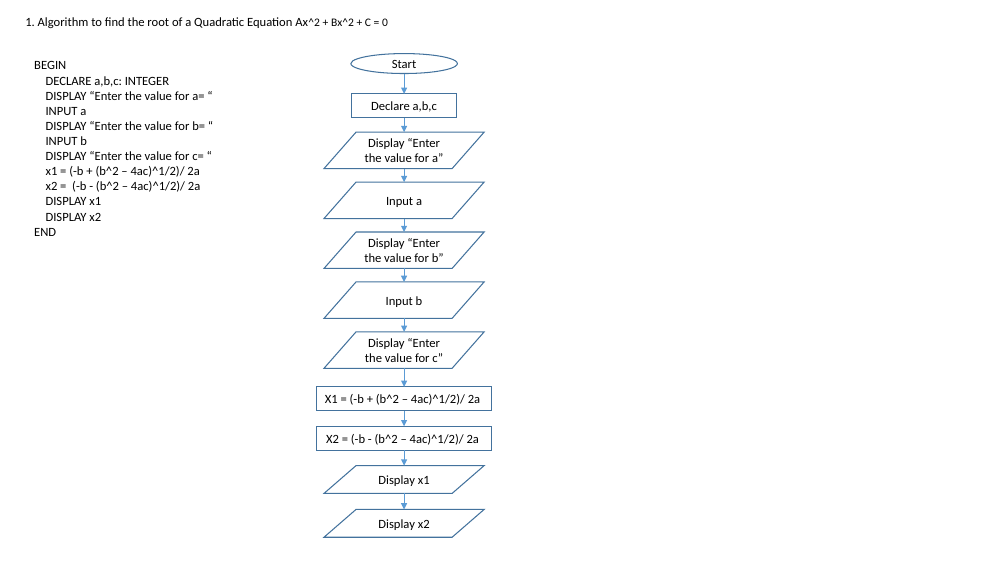
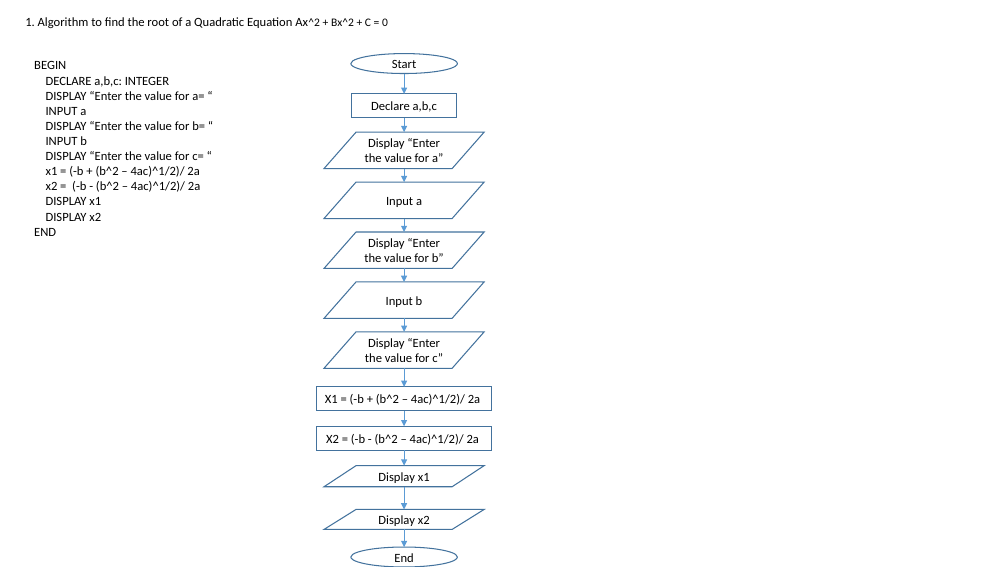
Before and after one commit to georgeuwagbale/georgeCSC102, a slide deck: slide 1 of George_UwagbaleAA1.pptx. Drawn at 1008x567 pixels with LibreOffice and Linux fonts; fonts in the diff are those of the drawing. Boxes give left, top, right and bottom in pixels: in the first picture for what was removed or moved away, otherwise in the second. Text is boxed around its words. In the diff, an @@ line names an element or a change of style, - is before the commit and + after.

Commit message:
Update no_3 for AA1

```diff
--- a/George_UwagbaleAA1.pptx
+++ b/George_UwagbaleAA1.pptx
@@ flow chart input output "Display x1": place and size @@
-flow chart input output "Display x1" at box(324, 466, 485, 494)
+flow chart input output "Display x1" at box(324, 466, 485, 487)
@@ arrow moved from (405, 494) - (405, 510) to (405, 487) - (405, 510) @@
@@ flow chart input output "Display x2": place and size @@
-flow chart input output "Display x2" at box(324, 510, 485, 538)
+flow chart input output "Display x2" at box(324, 510, 485, 529)
@@ arrow added from (405, 529) to (405, 547), #5B9BD5 0.5 pt @@
@@ ellipse added at box(351, 547, 457, 567), fill #FFFFFF, outline #43739E 1 pt, 12 pt, text #000000 @@
+End
```
Also in this commit, not shown: 1 other slide changed.
